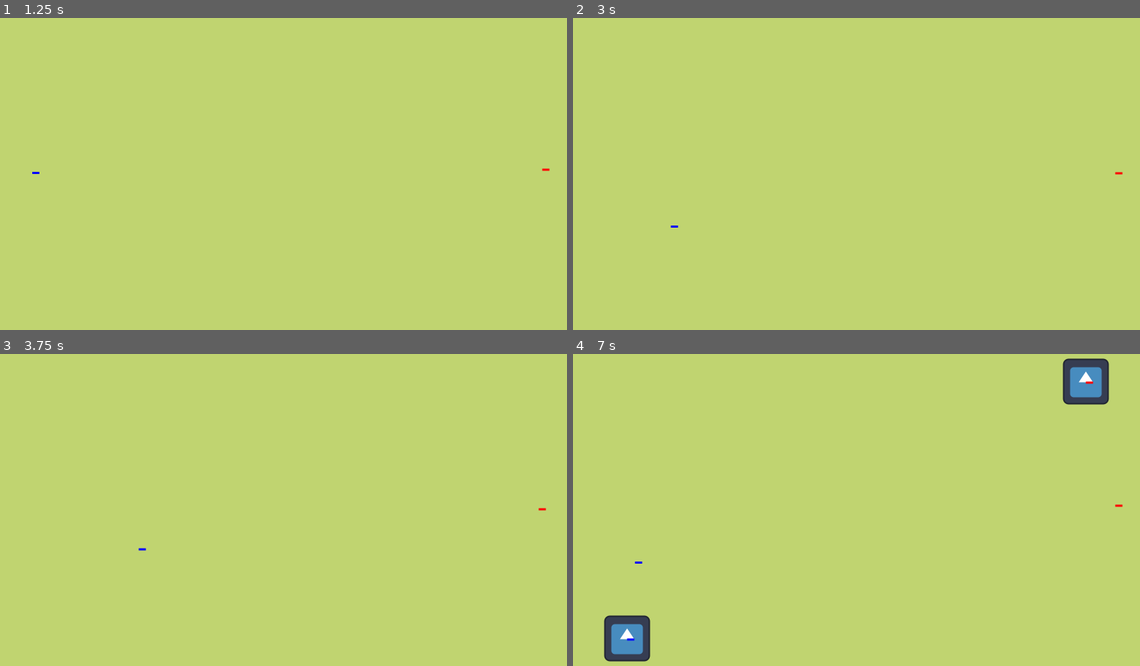
Above: before the commit, frames 1-4 (two rows, left to right).
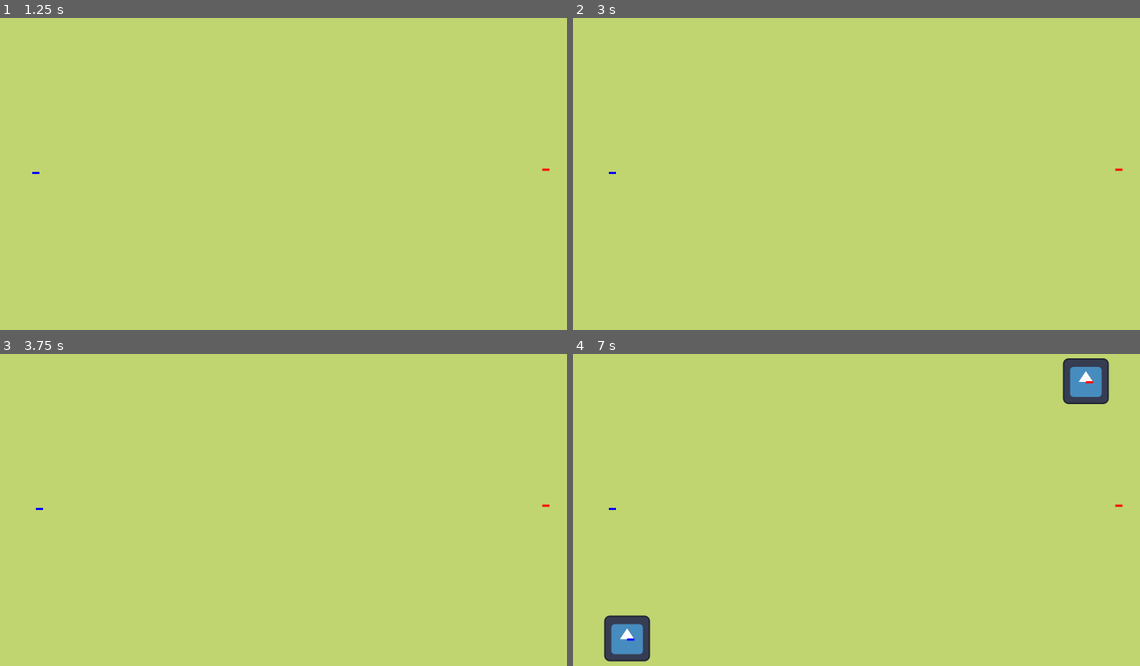
Above: after the commit, the same moments.

Repository: matulai/videojuego-rival-tactics
Game: Godot game, scene res://scenes/main_menu.tscn
The game is run twice, just before and just after one commit, with the same random seed, the same clock (stepped at 60 frames per second) and the same inputs. The engine's default icon, where the game draws it, is replaced by a stand-in: a white triangle on a blue panel in a dark square.
Inputs:
- Up to frame 1 (1.25 s): click "NEW GAME" at 0.5 s
- Up to frame 2 (3 s): tap Enter at 1.25, 2.75 s; hold D (move_right_1) 1.28-2.03 s; tap Space (attack_1) at 1.35, 2 s; hold S (move_down_1) 2.03-2.78 s; tap Keypad 1 (attack_2) at 2.1 s; hold D (move_right_1) from 2.78 s (still down); tap Down (move_down_2) at 2.85 s
- Up to frame 3 (3.75 s): release D (move_right_1) at 3.53 s; hold W (move_up_1) from 3.53 s (still down); tap Left (move_left_2) at 3.6 s
- Up to frame 4 (7 s): tap Space (attack_1) at 4.25, 5.85 s; release W (move_up_1) at 4.28 s; hold A (move_left_1) 4.28-5.78 s; tap Right (move_right_2) at 4.35 s; tap Enter at 5 s; tap Up (move_up_2) at 5.1 s; hold S (move_down_1) 5.78-6.53 s; hold D (move_right_1) from 6.53 s (still down); tap Keypad 1 (attack_2) at 6.6 s

Frame 1 is identical in both runs. In frame 2, less than 0.1% of the frame differs, in the area x 6-97%, y 48-68%; in frame 3, less than 0.1%; in frame 4, 0.1%, in the area x 6-95%, y 1-68%.

Commit message:
Agregacion de mas estados en player

Diff:
--- a/boss_rival_tactics/characters/player/states/IdleState.gd
+++ b/boss_rival_tactics/characters/player/states/IdleState.gd
@@ -1,7 +1,15 @@
 extends AbstractState
+
+func enter() -> void:
+	character._play_animation("idle_animation")
 
 func update(delta: float) -> void:
 	character.handle_input()
 	if character.move_direction != Vector2.ZERO:
-		# Y cambiamos el estado a walk
 		emit_signal("finished", "walk")
+	if character.is_attack_pressed():
+		emit_signal("finished", "attack")
+
+
+func _on_player_character_hurt() -> void:
+	emit_signal("finished", "hurt")
--- a/boss_rival_tactics/characters/player/states/WalkState.gd
+++ b/boss_rival_tactics/characters/player/states/WalkState.gd
@@ -1,8 +1,16 @@
 extends AbstractState
+
+func enter() -> void:
+	character._play_animation("walk_animation")
 
 func update(delta: float) -> void:
 	character.handle_input()
 	if character.move_direction == Vector2.ZERO:
-		# Y cambiamos el estado a walk
 		emit_signal("finished", "idle")
+	if character.is_attack_pressed():
+		emit_signal("finished", "attack")
 	character.move()
+
+
+func _on_player_character_hurt() -> void:
+	emit_signal("finished", "hurt")
